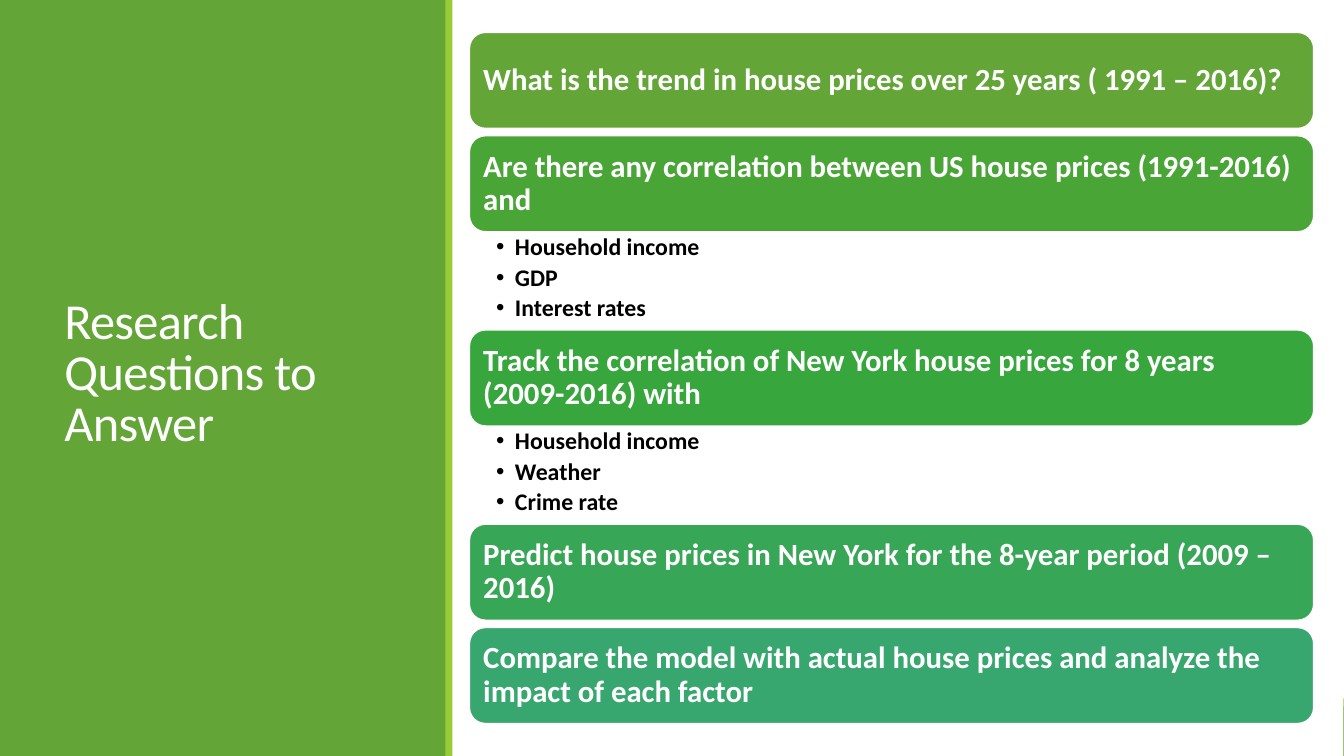
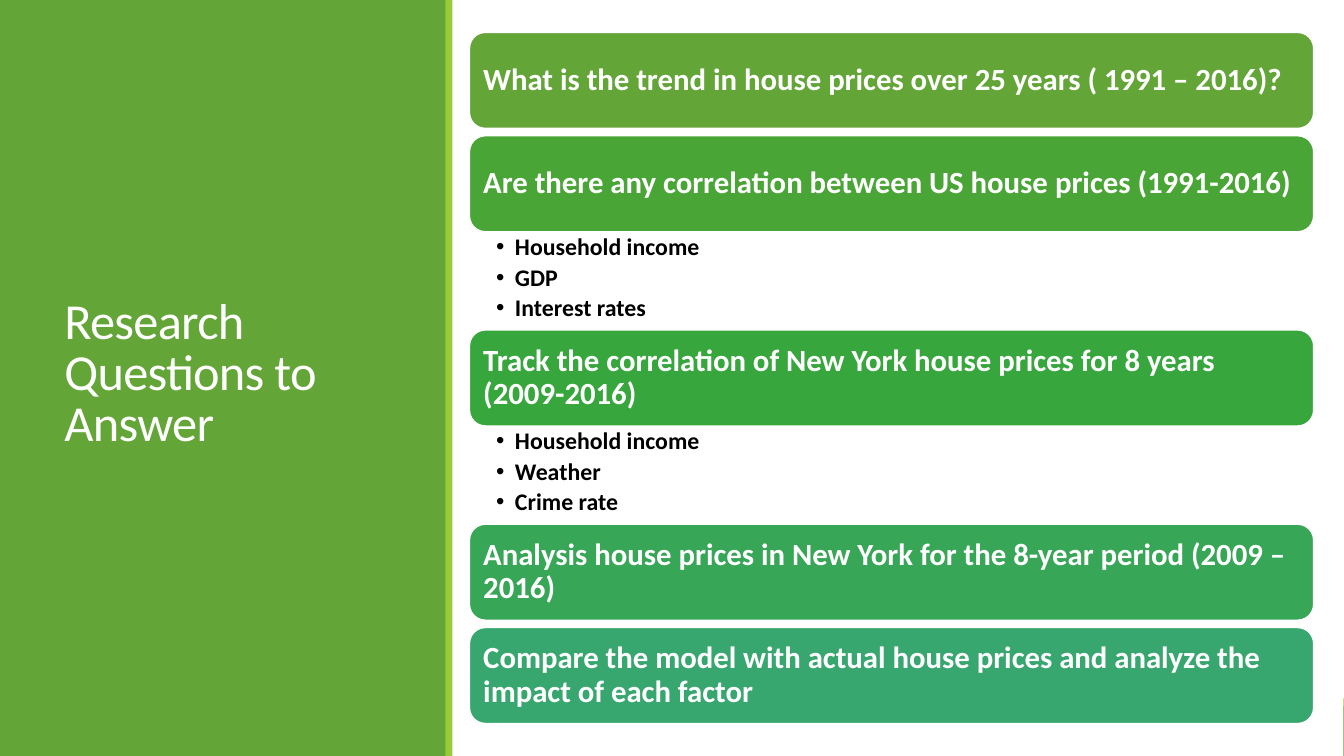
Before and after one commit to TZstatsADS/Fall2020-Project5-group3, a slide deck: slide 3 of doc/Group3_presentation.pptx. Drawn at 1344x756 pixels with LibreOffice and Linux fonts; fonts in the diff are those of the drawing. Boxes give left, top, right and bottom in pixels: in the first picture for what was removed or moved away, otherwise in the second. Text is boxed around its words. In the diff, an @@ line names an element or a change of style, - is before the commit and + after.

```diff
--- a/doc/Group3_presentation.pptx
+++ b/doc/Group3_presentation.pptx
@@ text at bbox=[483, 170, 1291, 198]: text changed @@
-Are there any correlation between US house prices (1991-2016) and
+Are there any correlation between US house prices (1991-2016)
@@ text at bbox=[483, 349, 1215, 409]: text changed @@
-Track the correlation of New York house prices for 8 years (2009-2016) with
+Track the correlation of New York house prices for 8 years (2009-2016)
@@ text at bbox=[483, 542, 1263, 603]: text changed @@
-Predict house prices in New York for the 8-year period (2009 –2016)
+Analysis house prices in New York for the 8-year period (2009 –2016)
```
Also in this commit, not shown: 2 other slides changed, 1 other file.
